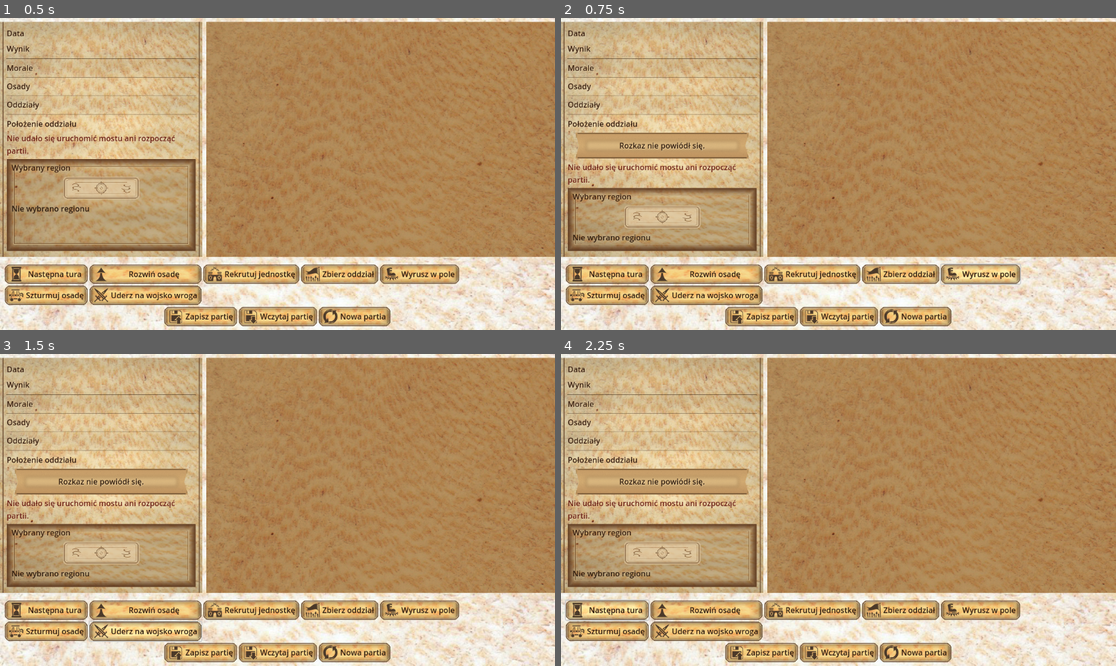
Above: before the commit, frames 1-4 (two rows, left to right).
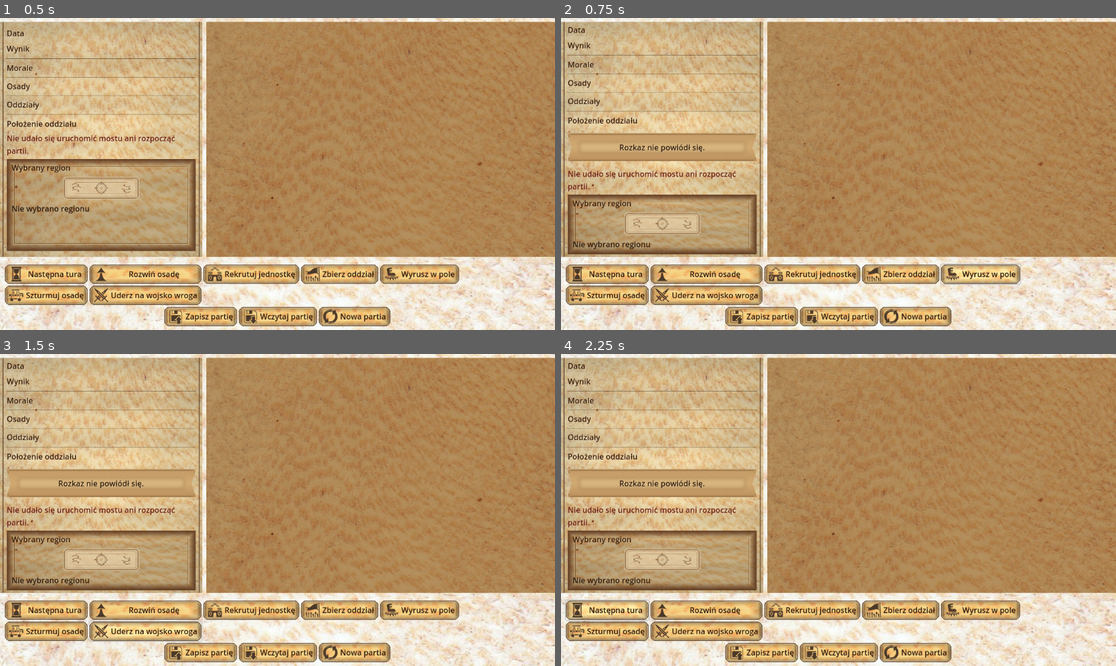
Above: after the commit, the same moments.

Repository: sochiera/total-battle-brothers-for-wesnoth
Game: Godot game, scene res://scenes/main.tscn
The game is run twice, just before and just after one commit, with the same random seed, the same clock (stepped at 60 frames per second) and the same inputs.
Inputs:
- Up to frame 1 (0.5 s): no input
- Up to frame 2 (0.75 s): click "Wyrusz w pole" at 0.5 s
- Up to frame 3 (1.5 s): click "Uderz na wojsko wroga" at 1.25 s
- Up to frame 4 (2.25 s): click "Następna tura" at 2 s

Frame 1 is identical in both runs. In frame 2, 6.6% of the frame differs, in the area x 1-36%, y 2-76%; in frame 3, 6.6%; in frame 4, 6.6%.

Commit message:
feat: G111.1d: gracz w żywej sesji widzi, że drogę zagradza wojsko wroga

Diff:
--- a/game/scenes/main.tscn
+++ b/game/scenes/main.tscn
@@ -287,7 +287,7 @@
 [node name="OrderStatusSlot" type="Control" parent="MainLayout/ContentRow/StatusControls/StatusCardContent"]
 unique_name_in_owner = true
 visible = false
-custom_minimum_size = Vector2(0, 54)
+custom_minimum_size = Vector2(0, 75)
 layout_mode = 2
 size_flags_horizontal = 3
 
--- a/game/scripts/main.gd
+++ b/game/scripts/main.gd
@@ -368,11 +368,15 @@
 
 func send_order_from_bridge(client, order_name: String, target: String = "") -> bool:
 	var model: SnapshotModel = client.send_order(order_name, target)
-	if _apply_model_if_present(model):
-		_set_last_order_status(OrderResult.status_text(_last_order_result(client)))
-		return true
-	_set_last_order_status(OrderResult.failure_status_text())
-	return false
+	var applied := _apply_model_if_present(model)
+	_set_last_order_status(
+		_applied_order_status(client) if applied else OrderResult.failure_status_text()
+	)
+	return applied
+
+
+func _applied_order_status(client) -> String:
+	return OrderResult.status_text(_last_order_result(client))
 
 
 func _last_order_result(client) -> Variant:
--- /dev/null
+++ b/game/tests/capture_task624_live_blocked_march.gd
@@ -0,0 +1,151 @@
+extends SceneTree
+
+
+## One-shot live review capture for G111.1d (task-624).
+## Reads the measured seed-73 fixture through the real persistent bridge,
+## captures the blocked March explanation, then captures the Engage escape hatch
+## and battle.
+
+const MAIN_SCENE_PATH := "res://scenes/main.tscn"
+const VIEWPORT_W := 1152.0
+const VIEWPORT_H := 648.0
+const PLAYER_OUTPOST_ID := "player outpost"
+const BLOCKED_STATUS := (
+	"Droga zablokowana w regionie Pogranicze: stoi tam wojsko wroga. "
+	+ "Uderz na wojsko wroga."
+)
+const BLOCKED_PATH := "res://screenshots/task-624-live-blocked-march-1152x648.png"
+const ENGAGE_PATH := "res://screenshots/task-624-live-engage-battle-1152x648.png"
+
+
+func _init() -> void:
+	call_deferred("_run")
+
+
+func _run() -> void:
+	root.size = Vector2i(int(VIEWPORT_W), int(VIEWPORT_H))
+
+	var scene: PackedScene = ResourceLoader.load(MAIN_SCENE_PATH) as PackedScene
+	if scene == null:
+		_fail("cannot load main scene", 2)
+		return
+	var scene_root := scene.instantiate() as Control
+	if scene_root == null:
+		_fail("cannot instantiate main scene", 2)
+		return
+	root.add_child(scene_root)
+	scene_root.set_anchors_and_offsets_preset(Control.PRESET_FULL_RECT)
+	scene_root.size = Vector2(VIEWPORT_W, VIEWPORT_H)
+
+	for _i in 8:
+		await process_frame
+
+	var start_status := scene_root.find_child("StartStatusLabel", true, false) as Label
+	if start_status == null or not start_status.text.is_empty():
+		_fail("live bridge did not start", 3)
+		return
+	if not _marker_visible_at(scene_root, PLAYER_OUTPOST_ID, "PlayerPartyMarker"):
+		_fail("fixture did not start with the player at the outpost", 4)
+		return
+	if not await _press_button(scene_root, "MarchButton", 5):
+		return
+	var status := scene_root.find_child("LastOrderStatusLabel", true, false) as Label
+	if status == null or status.text != BLOCKED_STATUS:
+		_fail("unexpected blocked-march status: %s" % ("missing" if status == null else status.text), 6)
+		return
+	if not _marker_visible_at(scene_root, PLAYER_OUTPOST_ID, "PlayerPartyMarker"):
+		_fail("blocked march moved the player party", 7)
+		return
+	if not _has_readable_strategic_chrome(scene_root):
+		_fail("blocked-march frame has overlapping legend or clipped chrome", 8)
+		return
+	if not _save_viewport(BLOCKED_PATH):
+		quit(9)
+		return
+
+	if not await _press_button(scene_root, "EngageButton", 10):
+		return
+	var battle_view := scene_root.find_child("BattleView", true, false) as Control
+	if (
+		battle_view == null
+		or not battle_view.is_visible_in_tree()
+		or not status.text.begins_with("Starcie: ")
+	):
+		_fail("Engage did not render a resolved battle", 11)
+		return
+	var result := battle_view.find_child("BattleResultLabel", true, false) as Label
+	if result == null or result.text.strip_edges().is_empty():
+		_fail("Engage battle has no result", 12)
+		return
+	if not _has_readable_strategic_chrome(scene_root):
+		_fail("engage frame has overlapping legend or clipped chrome", 13)
+		return
+	if not _save_viewport(ENGAGE_PATH):
+		quit(14)
+		return
+
+	print("CAPTURED ", BLOCKED_PATH)
+	print("CAPTURED ", ENGAGE_PATH)
+	quit(0)
+
+
+func _press_button(scene_root: Control, button_name: String, error_code: int) -> bool:
+	var button := scene_root.find_child(button_name, true, false) as Button
+	if button == null or button.disabled:
+		_fail("missing or disabled %s" % button_name, error_code)
+		return false
+	button.emit_signal("pressed")
+	await process_frame
+	await process_frame
+	return true
+
+
+func _marker_visible_at(scene_root: Control, region_id: String, marker_name: String) -> bool:
+	var map_view := scene_root.find_child("MapView", true, false) as Control
+	if map_view == null:
+		return false
+	var tile := map_view.find_child("RegionTile_%s" % region_id, false, false)
+	var marker := null if tile == null else tile.find_child(marker_name, false, false)
+	return marker is CanvasItem and (marker as CanvasItem).is_visible_in_tree()
+
+
+func _has_readable_strategic_chrome(scene_root: Control) -> bool:
+	var map_view := scene_root.find_child("MapView", true, false) as Control
+	var status_controls := scene_root.find_child("StatusControls", true, false) as Control
+	var order_controls := scene_root.find_child("OrderControls", true, false) as Control
+	if map_view == null or status_controls == null or order_controls == null:
+		return false
+	var viewport_rect := Rect2(Vector2.ZERO, Vector2(VIEWPORT_W, VIEWPORT_H))
+	if (
+		not viewport_rect.encloses(map_view.get_global_rect())
+		or not viewport_rect.encloses(status_controls.get_global_rect())
+		or not viewport_rect.encloses(order_controls.get_global_rect())
+	):
+		return false
+	var legend := map_view.find_child("OwnerLegend", true, false) as Control
+	if legend == null or not map_view.get_global_rect().encloses(legend.get_global_rect()):
+		return false
+	for child in map_view.get_children():
+		if child is Control and str(child.name).begins_with("RegionTile_"):
+			if legend.get_global_rect().intersects((child as Control).get_global_rect()):
+				return false
+	return true
+
+
+func _save_viewport(res_path: String) -> bool:
+	var texture := root.get_texture()
+	if texture == null:
+		printerr("capture_task624_live_blocked_march: viewport texture null (use non-headless)")
+		return false
+	var image: Image = texture.get_image()
+	if image == null:
+		return false
+	if image.get_width() != int(VIEWPORT_W) or image.get_height() != int(VIEWPORT_H):
+		printerr("capture_task624_live_blocked_march: unexpected viewport size")
+		return false
+	return image.save_png(ProjectSettings.globalize_path(res_path)) == OK
+
+
+func _fail(message: String, exit_code: int) -> void:
+	printerr("capture_task624_live_blocked_march: ", message)
+	quit(exit_code)
--- a/game/tests/persistent_order_process_probe.gd
+++ b/game/tests/persistent_order_process_probe.gd
@@ -123,6 +123,9 @@
 				if not _press(scene_root, "EngageButton"):
 					return
 				sequence["engage"] = _controls(scene_root)
+		"blocked_march":
+			if not _press(scene_root, "MarchButton"):
+				return
 		"engage_after_march":
 			if not _press(scene_root, "EngageButton"):
 				return
@@ -188,10 +191,34 @@
 	return {
 		"date": (scene_root.find_child("DateLabel", true, false) as Label).text,
 		"result": (scene_root.find_child("ResultContractLabel", true, false) as Label).text,
-		"party_position": (scene_root.find_child("PartyPositionContractLabel", true, false) as Label).text,
+		"party_position": (
+			(scene_root.find_child("PartyPositionContractLabel", true, false) as Label).text
+		),
 		"regions": regions,
 		"duchy_status": (scene_root.find_child("PlayerDuchyStatusLabel", true, false) as Label).text,
 		"order_status": (scene_root.find_child("LastOrderStatusLabel", true, false) as Label).text,
+		"order_status_layout": _order_status_layout(scene_root),
+	}
+
+
+func _order_status_layout(scene_root: Control) -> Dictionary:
+	var slot := scene_root.find_child("OrderStatusSlot", true, false) as Control
+	var label := scene_root.find_child("LastOrderStatusLabel", true, false) as Label
+	if slot == null or label == null:
+		return {"found": false}
+	return {
+		"found": true,
+		"slot": _rect_payload(slot.get_global_rect()),
+		"label_minimum_h": label.get_combined_minimum_size().y,
+	}
+
+
+func _rect_payload(rect: Rect2) -> Dictionary:
+	return {
+		"x": rect.position.x,
+		"y": rect.position.y,
+		"w": rect.size.x,
+		"h": rect.size.y,
 	}
 
 
Binary file added: game/screenshots/task-624-live-blocked-march-1152x648.png
Not shown, added: game/screenshots/task-624-live-blocked-march-1152x648.png.import
Binary file added: game/screenshots/task-624-live-engage-battle-1152x648.png
Not shown, added: game/screenshots/task-624-live-engage-battle-1152x648.png.import
Not shown, changed: tests/test_godot_main_scene_layout.py
Not shown, changed: tests/test_godot_persistent_engage_e2e.py
